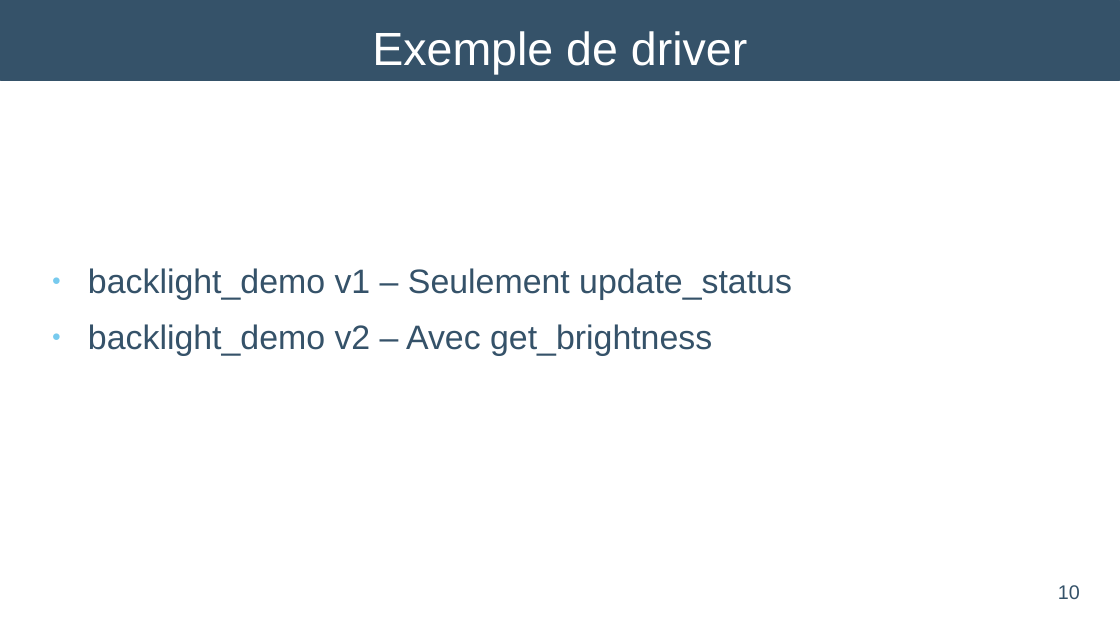
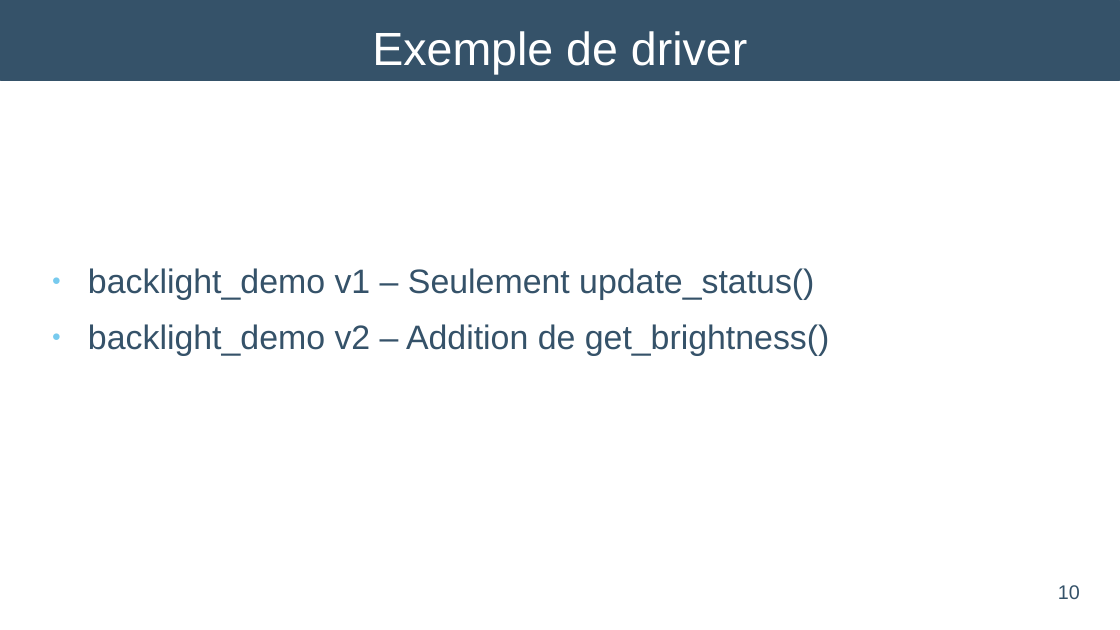
Before and after one commit to HEIG-AndreCosta/drv, a slide deck: slide 10 of material/te2/te2_andre_costa.odp. Drawn at 1120x630 pixels with LibreOffice and Linux fonts; fonts in the diff are those of the drawing. Boxes give left, top, right and bottom in pixels: in the first picture for what was removed or moved away, otherwise in the second. Text is boxed around its words. In the diff, an @@ line names an element or a change of style, - is before the commit and + after.

```diff
--- a/material/te2/te2_andre_costa.odp
+++ b/material/te2/te2_andre_costa.odp
@@ text at (88,268,830,356): text changed @@
-● backlight_demo v1 – Seulement update_status
-● backlight_demo v2 – Avec get_brightness
+● backlight_demo v1 – Seulement update_status()
+● backlight_demo v2 – Addition de get_brightness()
```
Also in this commit, not shown: 1 other slide changed.
